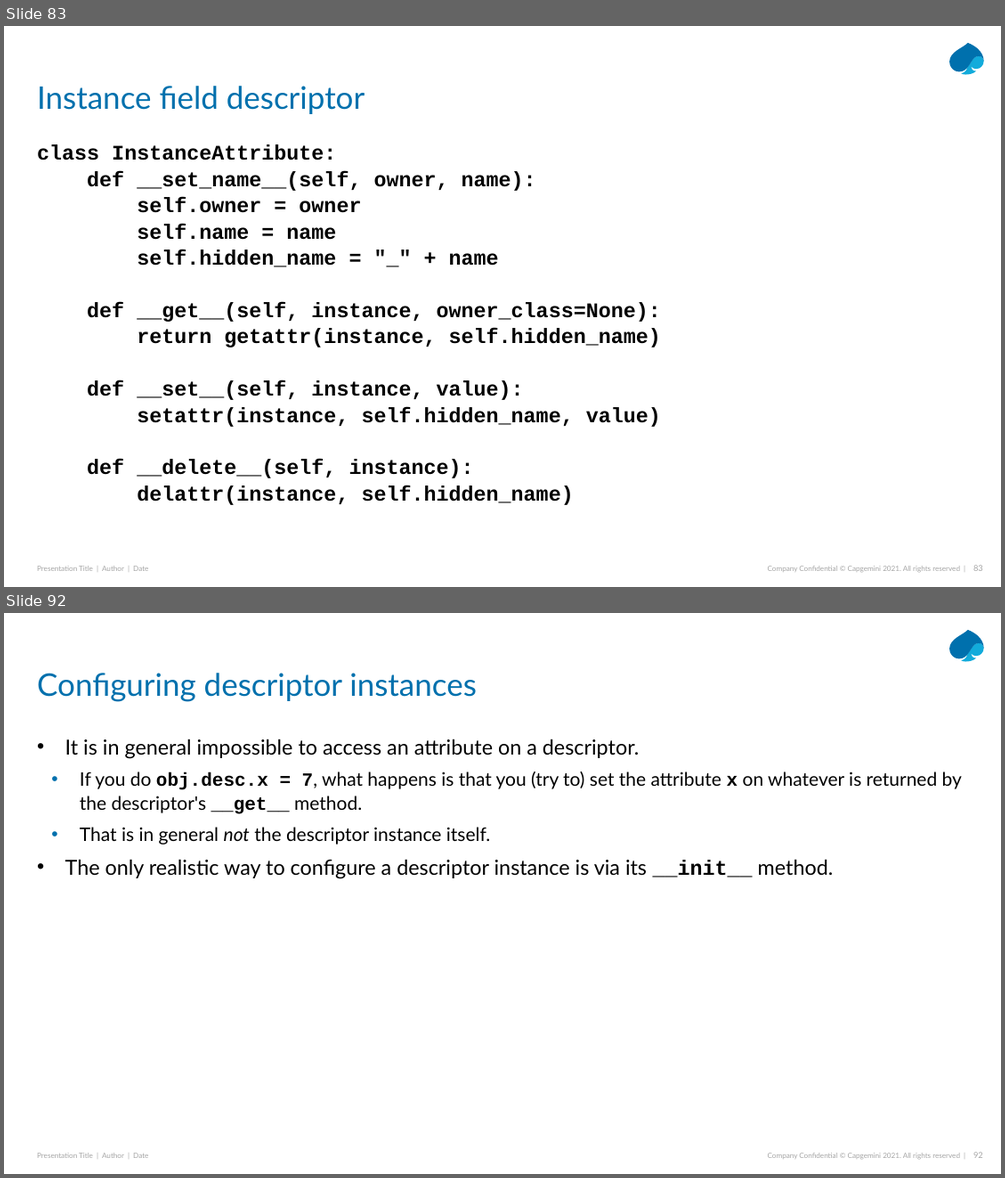
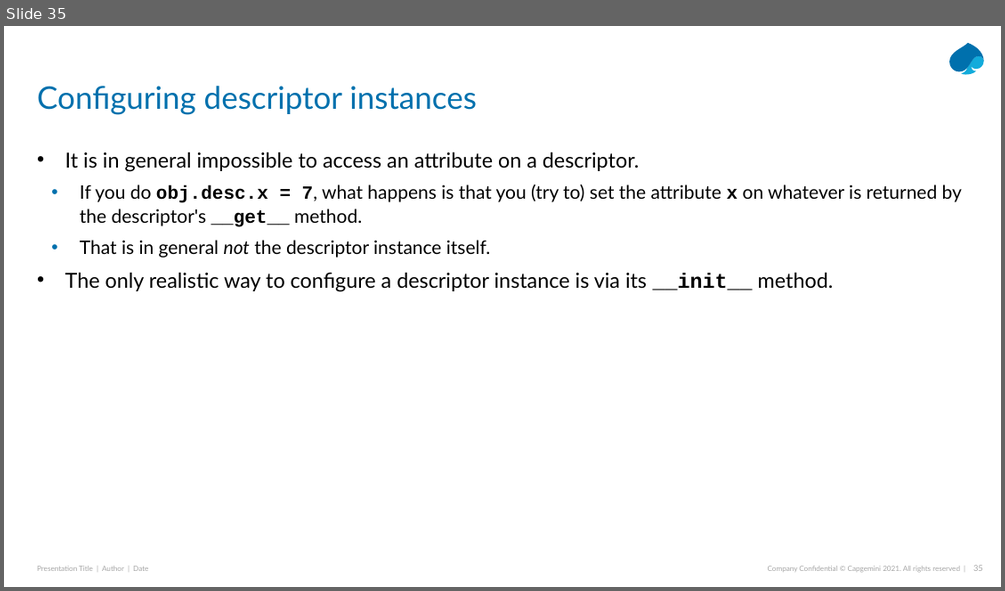
Before and after one commit to Python-Masterclass/Networking, a slide deck: Masterclass-7-Networking.pptx. Shown one above the other, each under a label of ours: slides 83 and 92 before the commit, slide 35 after it; the slides between them are not shown. The pictures are 1005x1178 and 1005x591 pixels, drawn with LibreOffice and Linux fonts; fonts in the diff are those of the drawing. Boxes give left, top, right and bottom in pixels: in the first picture for what was removed or moved away, otherwise in the second. Text is boxed around its words. In the diff, an @@ line names an element or a change of style, - is before the commit and + after.

```diff
--- a/Masterclass-7-Networking.pptx
+++ b/Masterclass-7-Networking.pptx
@@ slide 83 removed at box(4, 26, 1001, 587), background #FFFFFF; not listed: 5 template elements that a slide beside it also shows @@
@@ title removed at box(37, 86, 364, 114) @@
-Instance field descriptor
@@ text removed at box(37, 144, 661, 505) @@
-class InstanceAttribute:
-def __set_name__(self, owner, name):
-self.owner = owner
-self.name = name
-self.hidden_name = "_" + name
-def __get__(self, instance, owner_class=None):
-return getattr(instance, self.hidden_name)
-def __set__(self, instance, value):
-setattr(instance, self.hidden_name, value)
-def __delete__(self, instance):
-delattr(instance, self.hidden_name)
@@ what was slide 92 is now slide 35 @@
@@ page number at box(973, 564, 983, 571): text changed @@
-92
+35
```
Also in this commit, not shown: 6 slides changed, 13 slides added, 69 other slides removed, 3 other files.
